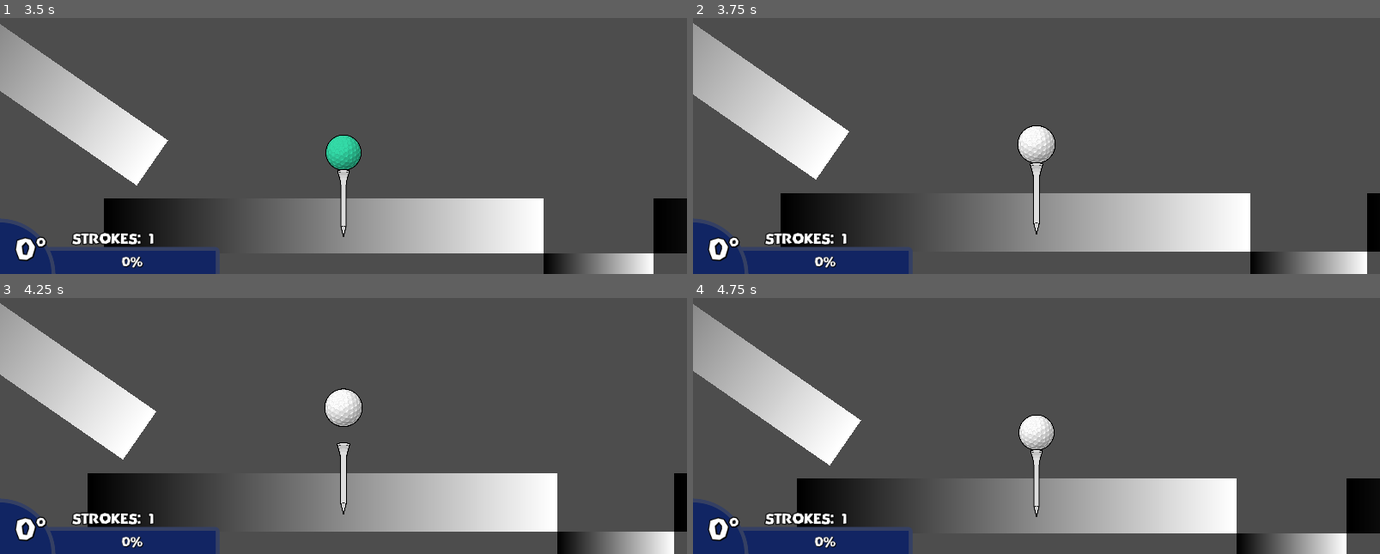
Above: before the commit, frames 1-4 (two rows, left to right).
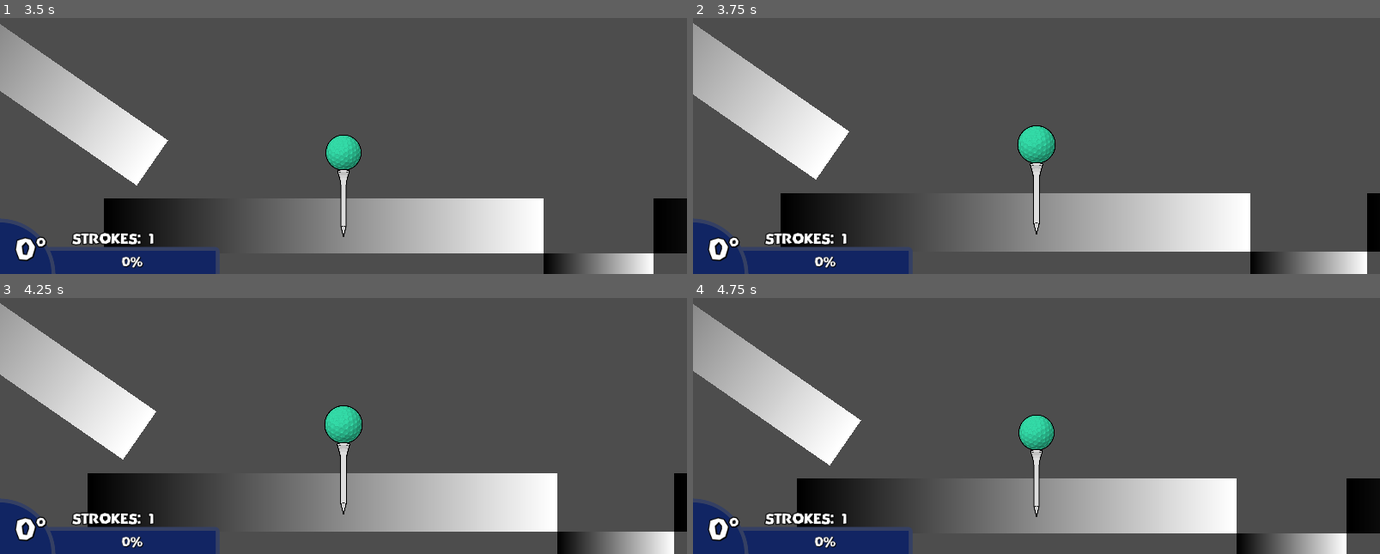
Above: after the commit, the same moments.

Repository: leafcabral/leafs-arcade
Game: Godot game, scene res://main/game_root.tscn
Two runs of this game, one before a commit and one after it. Both use one fixed random seed, a clock stepped at 60 frames per second and the inputs below.
Inputs (mouse positions are in pixels of both pictures, inside the frame that each line leads up to):
- Up to frame 1 (3.5 s): tap Enter at 0.5 s; move the mouse to (343, 153) at 0.52 s; click (343, 153) at 0.6 s; tap R (reset_start) at 1.25 s; move the mouse to (206, 41) at 1.27 s; tap Mouse wheel up (zoom_in) at 1.35 s; move the mouse to (outside the picture) at 2.02 s; tap Mouse wheel down (zoom_out) at 2.1 s; tap Middle mouse button (zoom_reset) at 2.75 s; move the mouse to (309, 120) at 2.77 s; click (309, 120) at 2.85 s
- Up to frame 2 (3.75 s): tap F (reset_last) at 3.5 s; move the mouse to (1242, 94) at 3.52 s; tap Mouse wheel up (zoom_in) at 3.6 s
- Up to frame 3 (4.25 s): tap F (reset_last) at 4.15 s
- Up to frame 4 (4.75 s): move the mouse to (outside the picture) at 4.27 s; tap Mouse wheel down (zoom_out) at 4.35 s

Frame 1 is identical in both runs. In frame 2, 0.6% of the frame differs, in the area x 47-53%, y 42-57%; in frame 3, 1.0%, in the area x 47-53%, y 35-57%; in frame 4, 0.5%.

Commit message:
fix: fix respawn not working properly

Diff:
--- a/mini-golf-2d/entities/ball/golf_ball.gd
+++ b/mini-golf-2d/entities/ball/golf_ball.gd
@@ -23,9 +23,11 @@
 		_should_teleport = false
 
 
-func teleport(new_position: Vector2) -> void:
+func teleport(new_position: Vector2, from_center := true) -> void:
 	_should_teleport = true
-	_teleport_pos = new_position - Vector2(0, get_radius())
+	_teleport_pos = new_position
+	if not from_center:
+		_teleport_pos -= Vector2(0, get_radius())
 	sleeping = false
 
 
--- a/mini-golf-2d/entities/player/player.gd
+++ b/mini-golf-2d/entities/player/player.gd
@@ -12,17 +12,16 @@
 	set(value):
 		spawn_point = value
 		if spawn_point:
-			pos_reset_start = spawn_point.get_real_position()
+			spawn_position = spawn_point.get_real_position()
 
 var strokes := 0
 var available_clubs := [DRIVER_CLUB, WOOD_CLUB, WEDGE_CLUB]
-var pos_reset_start := Vector2.ZERO:
+var spawn_position := Vector2.ZERO:
 	set(value):
-		pos_reset_start = value
-		pos_reset_last = pos_reset_start
+		spawn_position = value
 		if ball:
-			ball.position = pos_reset_start
-var pos_reset_last := Vector2.ZERO
+			ball.position = spawn_position
+var respawn_position := Vector2.ZERO
 
 @onready var club: GolfClub = $Club
 @onready var ball: GolfBall = $Ball
@@ -30,7 +29,7 @@
 
 
 func _ready() -> void:
-	respawn()
+	spawn()
 
 
 func _input(event: InputEvent) -> void:
@@ -43,9 +42,9 @@
 			break
 
 	if event.is_action_pressed("reset_last"):
-		ball.teleport(pos_reset_last)
+		respawn()
 	if event.is_action_pressed("reset_start"):
-		respawn()
+		spawn()
 
 	if event.is_action_pressed("zoom_reset"):
 		camera.zoom = Vector2.ONE
@@ -64,9 +63,13 @@
 			zoom(-zoom_amount)
 
 
+func spawn() -> void:
+	ball.teleport(spawn_position, false)
+
 
 func respawn() -> void:
-	ball.teleport(pos_reset_start)
+	if strokes:
+		ball.teleport(respawn_position)
 
 
 func zoom(amount: float)-> void:
@@ -91,5 +94,4 @@
 
 func _on_club_swing_ended() -> void:
 	strokes += 1
-	if ball.global_position != pos_reset_start:
-		pos_reset_last = ball.global_position
+	respawn_position = ball.global_position
